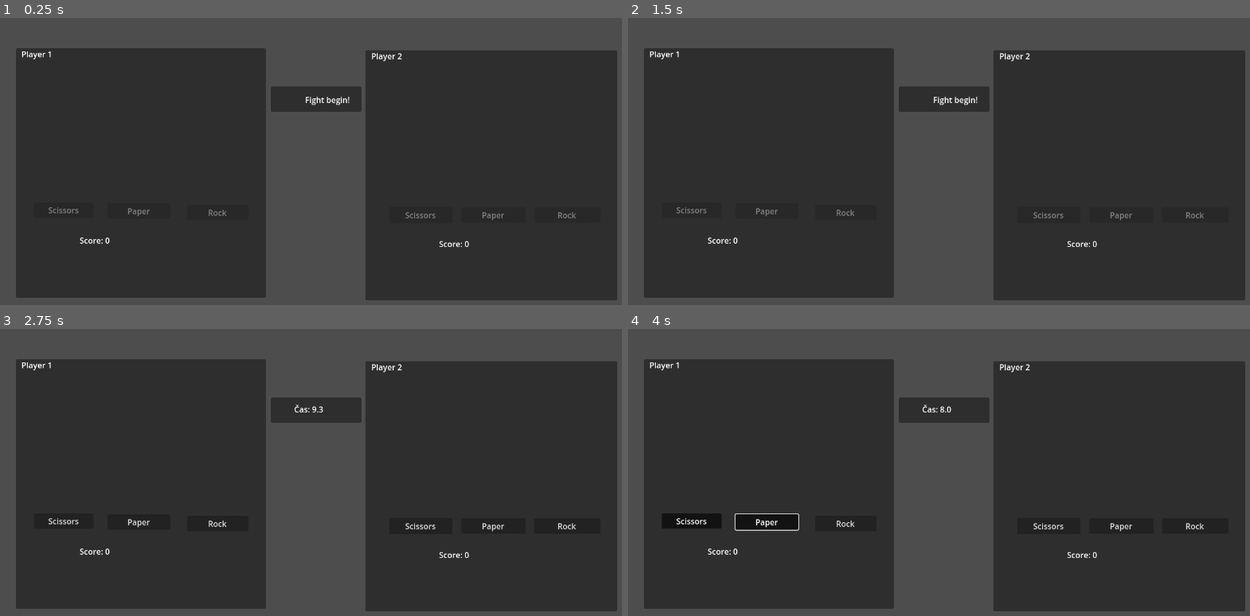
Above: before the commit, frames 1-4 (two rows, left to right).
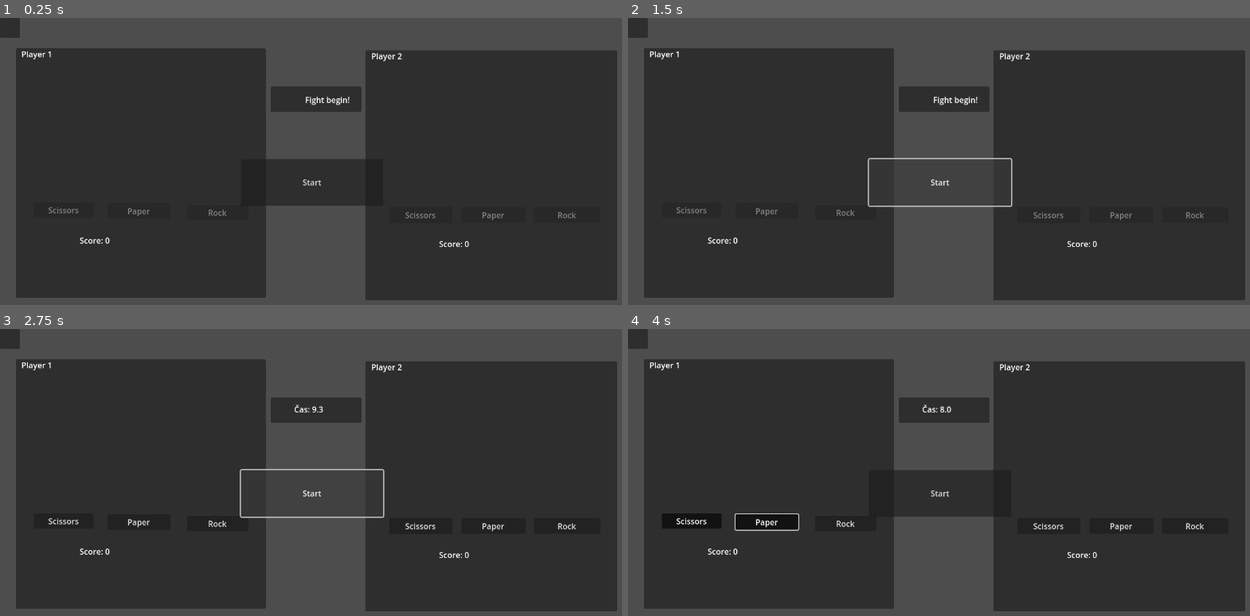
Above: after the commit, the same moments.

Repository: LordLobotom/SnarkScissors
Game: Godot game, scene res://scenes/Main.tscn
Two runs of this game, one before a commit and one after it. Both use one fixed random seed, a clock stepped at 60 frames per second and the inputs below.
Inputs (mouse positions are in pixels of both pictures, inside the frame that each line leads up to):
- Up to frame 1 (0.25 s): no input
- Up to frame 2 (1.5 s): click (939, 181) at 0.5 s, where only the run after the commit has a clickable "Start"; click (939, 181) at 1.25 s, where only the run after the commit has a clickable "Start"
- Up to frame 3 (2.75 s): click (311, 492) at 2 s, where only the run after the commit has a clickable "Start"
- Up to frame 4 (4 s): click "Scissors" at 2.75 s; click "Paper" at 3.5 s

The runs differ from the first frame. In frame 1, 2.8% of the frame differs, in the area x 0-59%, y 0-66%; in frame 2, 0.6%; in frame 3, 0.6%; in frame 4, 2.8%.

Commit message:
Start button

Diff:
--- a/scenes/Main.tscn
+++ b/scenes/Main.tscn
@@ -142,3 +142,16 @@
 offset_right = 110.0
 offset_bottom = 39.0
 text = "VS"
+
+[node name="panControl" type="Panel" parent="GameUI"]
+layout_mode = 0
+offset_right = 40.0
+offset_bottom = 40.0
+
+[node name="btnStart" type="Button" parent="GameUI/panControl"]
+layout_mode = 0
+offset_left = 484.0
+offset_top = 284.0
+offset_right = 770.0
+offset_bottom = 378.0
+text = "Start"
